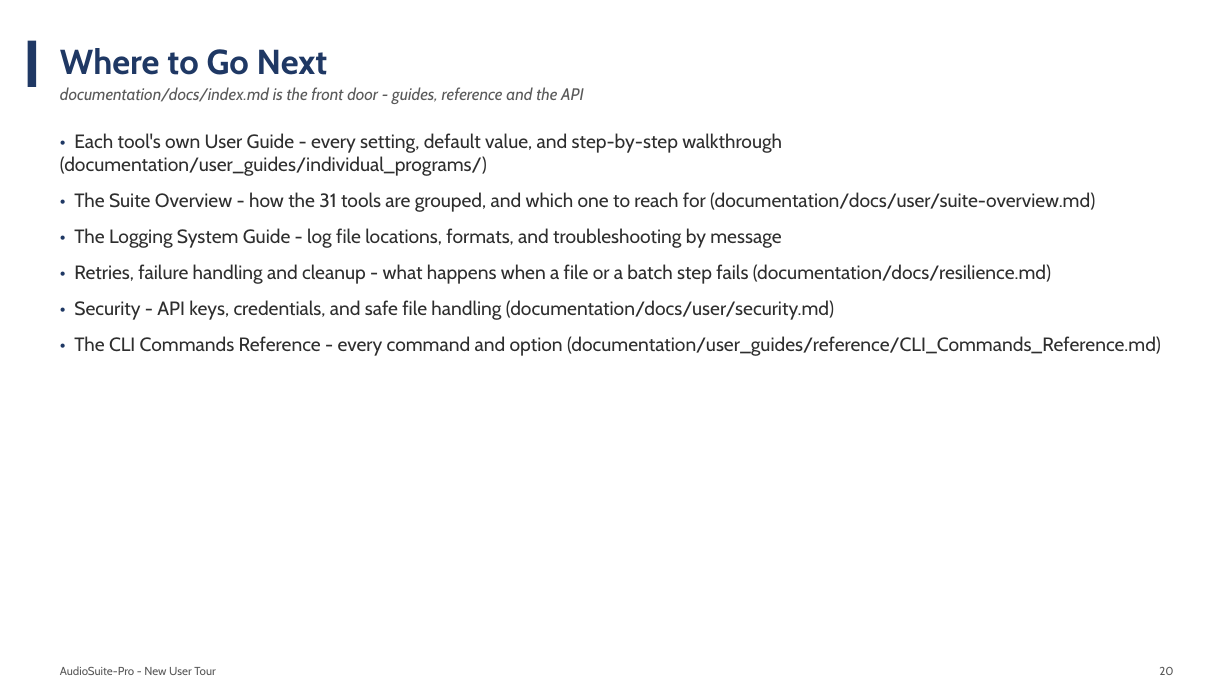
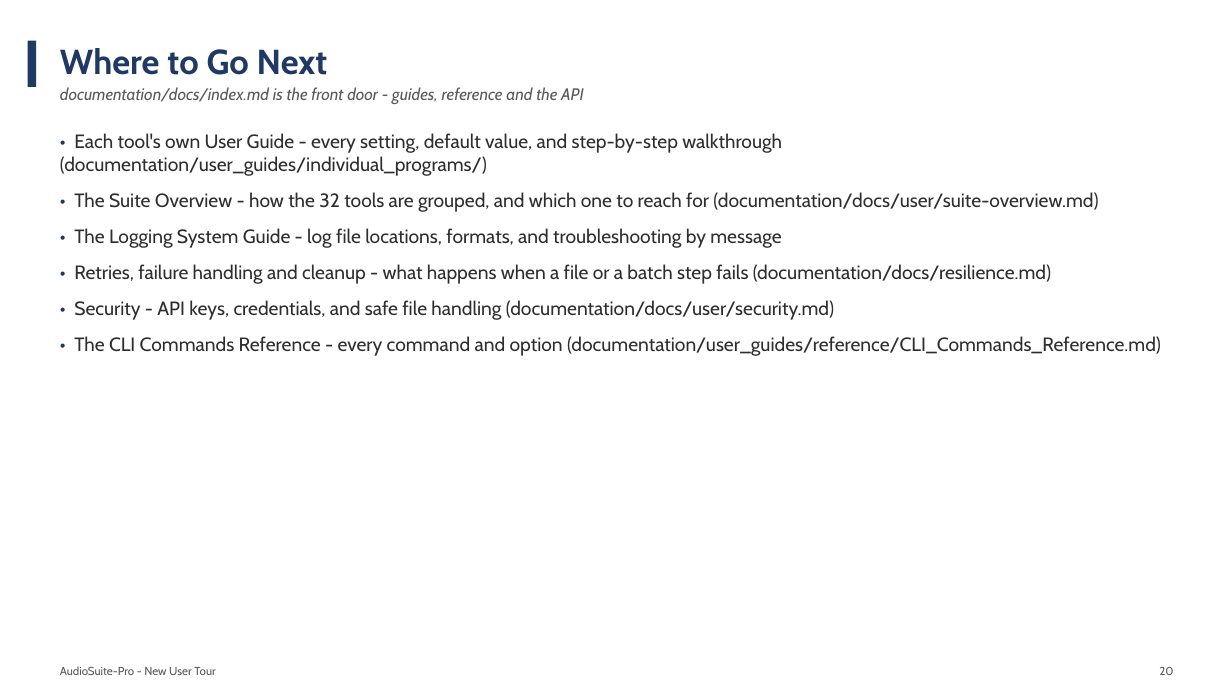
Before and after one commit to wilte01/AudioSuite-Pro, a slide deck: slide 23 of documentation/user_guides/suite_overview/AudioSuite-Pro_New_User_Presentation.pptx. Drawn at 1232x693 pixels with LibreOffice and Linux fonts; fonts in the diff are those of the drawing. Boxes give left, top, right and bottom in pixels: in the first picture for what was removed or moved away, otherwise in the second. Text is boxed around its words. In the diff, an @@ line names an element or a change of style, - is before the commit and + after.

```diff
--- a/documentation/user_guides/suite_overview/AudioSuite-Pro_New_User_Presentation.pptx
+++ b/documentation/user_guides/suite_overview/AudioSuite-Pro_New_User_Presentation.pptx
@@ text at (74,192,1098,212): text changed @@
-• The Suite Overview - how the 31 tools are grouped, and which one to reach for (documentation/docs/user/suite-overview.md)
+• The Suite Overview - how the 32 tools are grouped, and which one to reach for (documentation/docs/user/suite-overview.md)
```
Also in this commit, not shown: 3 other slides changed, 40 other files.
